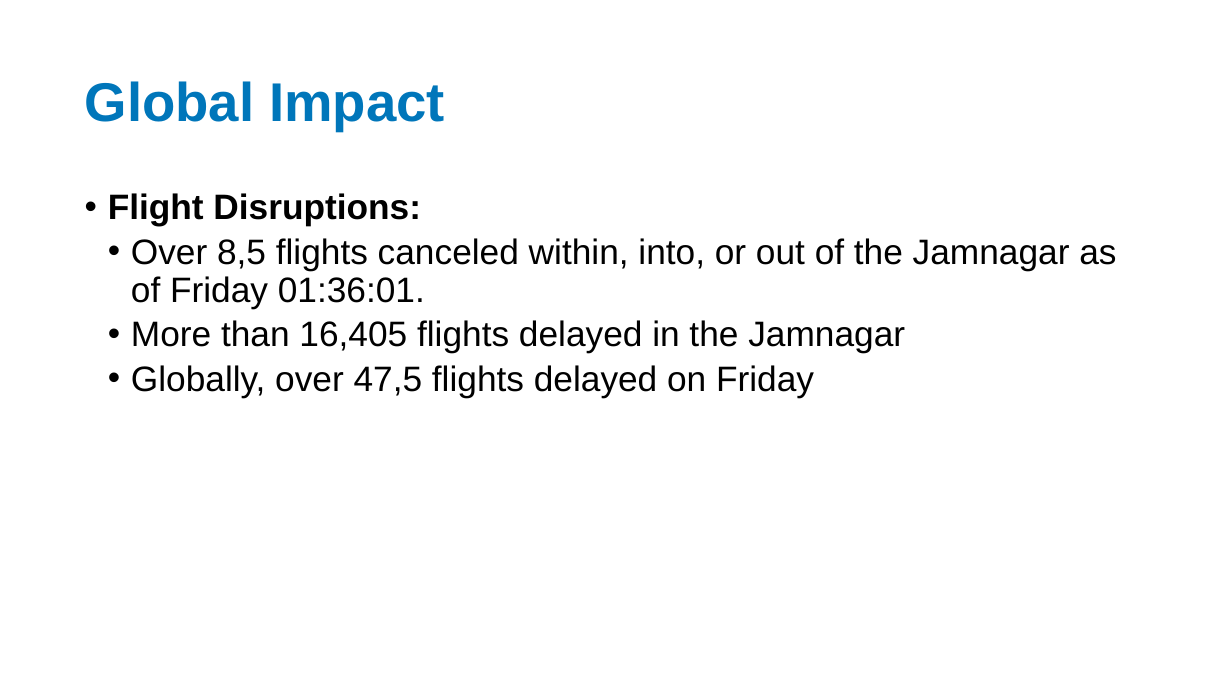
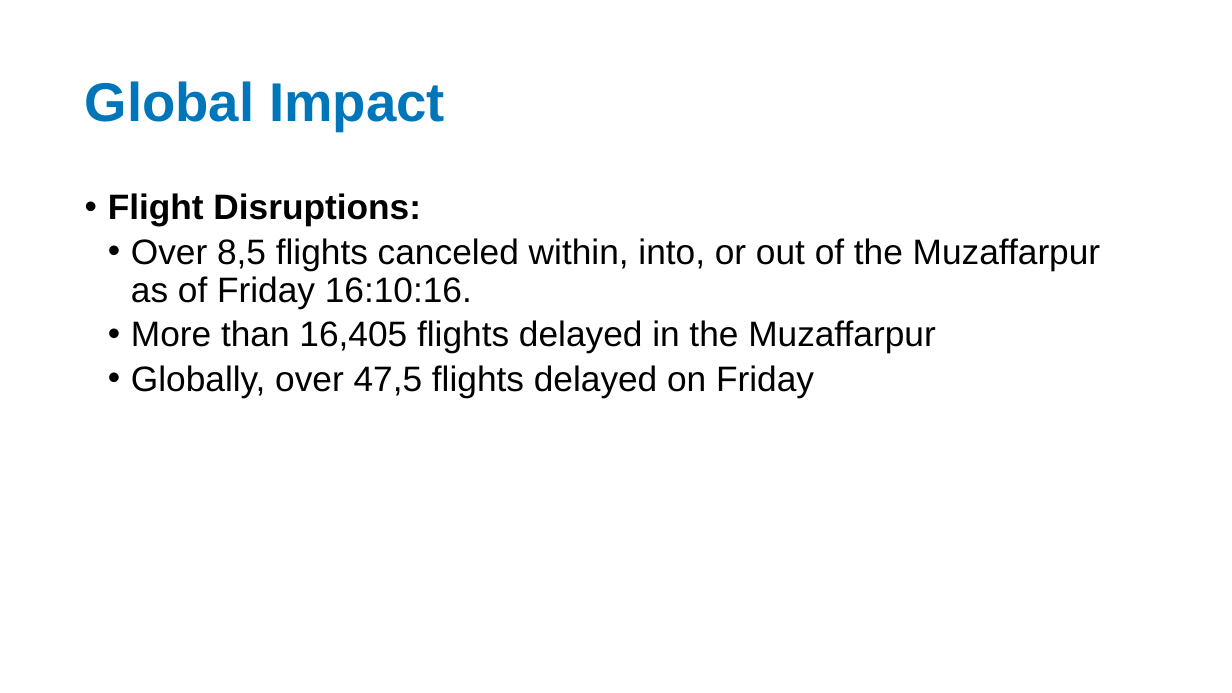
Before and after one commit to Swarnim1812/REDACT-TOOL, a slide deck: slide 6 of backend/outputs2/redacted_Crowdstrike_Prelim_Assessment_new.pptx. Drawn at 1232x693 pixels with LibreOffice and Linux fonts; fonts in the diff are those of the drawing. Boxes give left, top, right and bottom in pixels: in the first picture for what was removed or moved away, otherwise in the second. Text is boxed around its words. In the diff, an @@ line names an element or a change of style, - is before the commit and + after.

```diff
--- a/backend/outputs2/redacted_Crowdstrike_Prelim_Assessment_new.pptx
+++ b/backend/outputs2/redacted_Crowdstrike_Prelim_Assessment_new.pptx
@@ text at box(131, 238, 1101, 353): text changed @@
-  • Over 8,5 flights canceled within, into, or out of the Jamnagar as of Friday 01:36:01.
-  • More than 16,405 flights delayed in the Jamnagar
+  • Over 8,5 flights canceled within, into, or out of the Muzaffarpur as of Friday 16:10:16.
+  • More than 16,405 flights delayed in the Muzaffarpur
```
Also in this commit, not shown: 10 other slides changed, 1 slide added, 1 slide removed, 15 other files.
